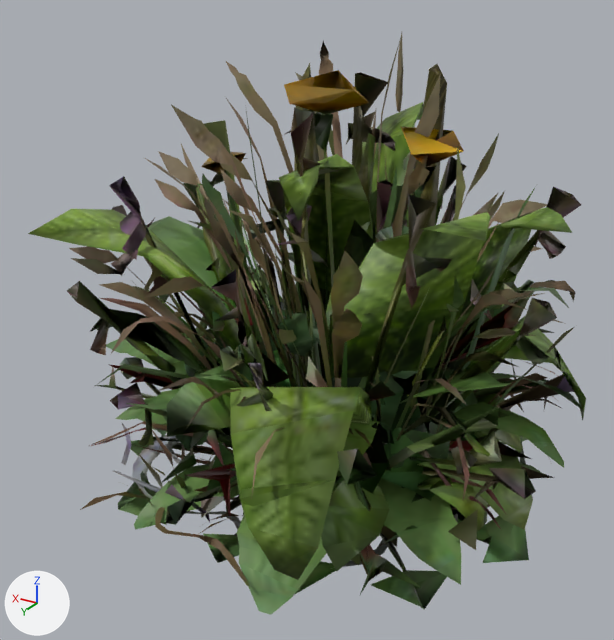
Two versions of the glTF model labs/plants/data/grassesLow/tri600.gltf, one commit apart.
The view is the same before and after, from a camera (50 mm lens) standing at (2.963, 0.428, 0.324) and looking at (3.211, 0.016, 0.118). Every picture has the same lights, and +X, +Y and +Z are marked at lower left. The first picture is the older version. Where no turn or scale is listed for an object, it has been applied to the vertices. Vertices at exactly the same position are counted once.

Names of what the first picture shows: '0:bunchgrass', '1:reeds', '2:dry grass', '3:broad-leaf hosta', '4:clover', '5:wild strawberry', '6:dandelion', '7:plantain', '8:purple-top grass'.
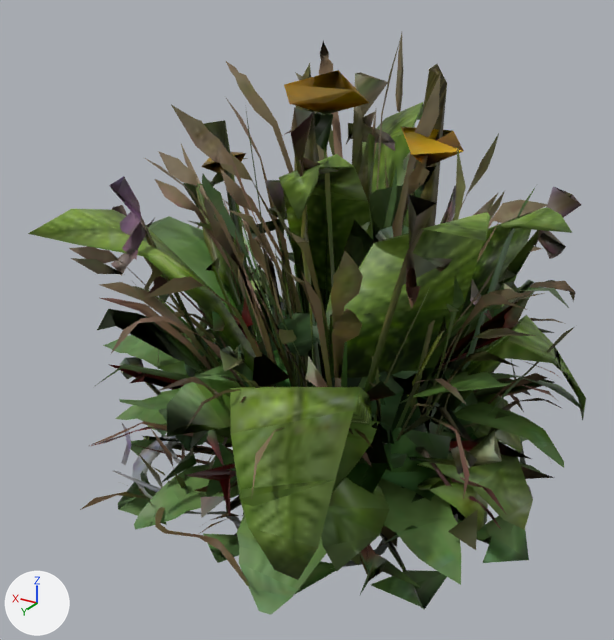
Where the change shows, as pixel boxes [x1, y1, x2, y2] in the pictures (614 x 640 px):
'8:purple-top grass', reshaped
    before: [67, 72, 581, 525]
    after: [109, 72, 581, 399]
part 1 of me_tripo_3e62f4ee_f659_486c_81fc_55de62da6876_009, deleted
    before: [67, 157, 574, 525]

Edits to the bpy script that builds the scene:
```text
Change me_tripo_3e62f4ee_f659_486c_81fc_55de62da6876_009:
    used by ob_8_purple_top_grass; location = (3.2, 0.0, 0.0)
    remove me_tripo_3e62f4ee_f659_486c_81fc_55de62da6876_009.from_pydata(...)  # 918 vertices, 1517 faces; spans x -0.148..0.148, y -0.143..0.143, z -0.003..0.26
    add me_tripo_3e62f4ee_f659_486c_81fc_55de62da6876_009.from_pydata(...)  # 330 vertices, 563 faces; spans x -0.127..0.148, y -0.095..0.11, z 0.005..0.26
    me_tripo_3e62f4ee_f659_486c_81fc_55de62da6876_009 part 1: 38 loose pieces with 588 vertices, spanning x -0.148..0.136, y -0.143..0.143, z -0.003..0.203, are deleted
```
